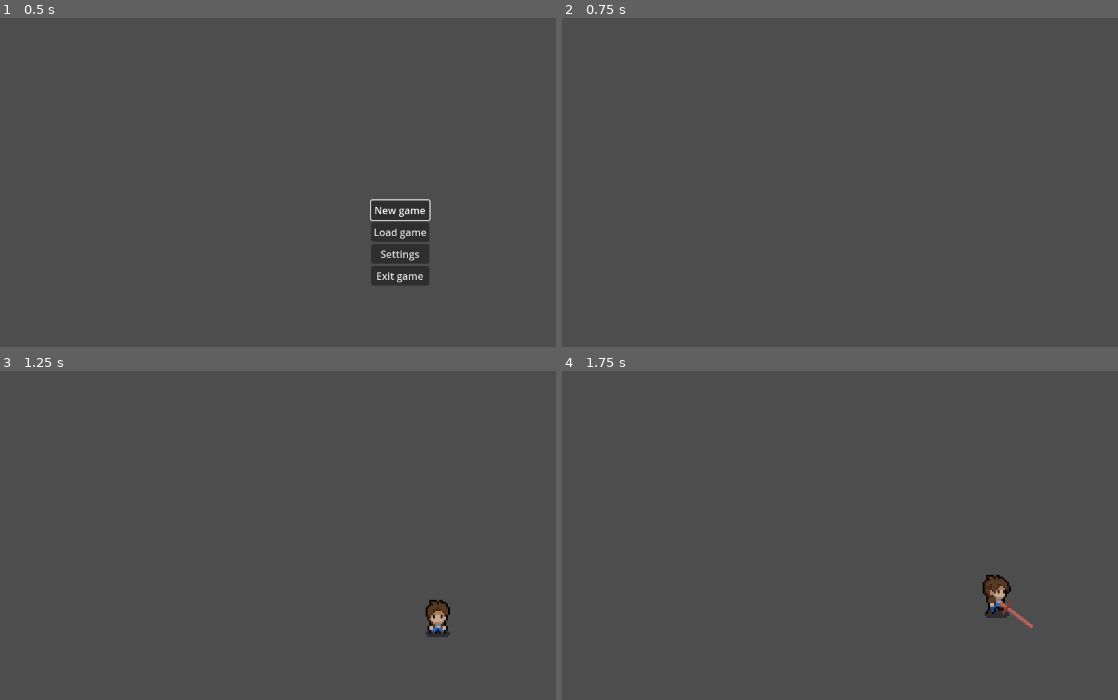
Above: before the commit, frames 1-4 (two rows, left to right).
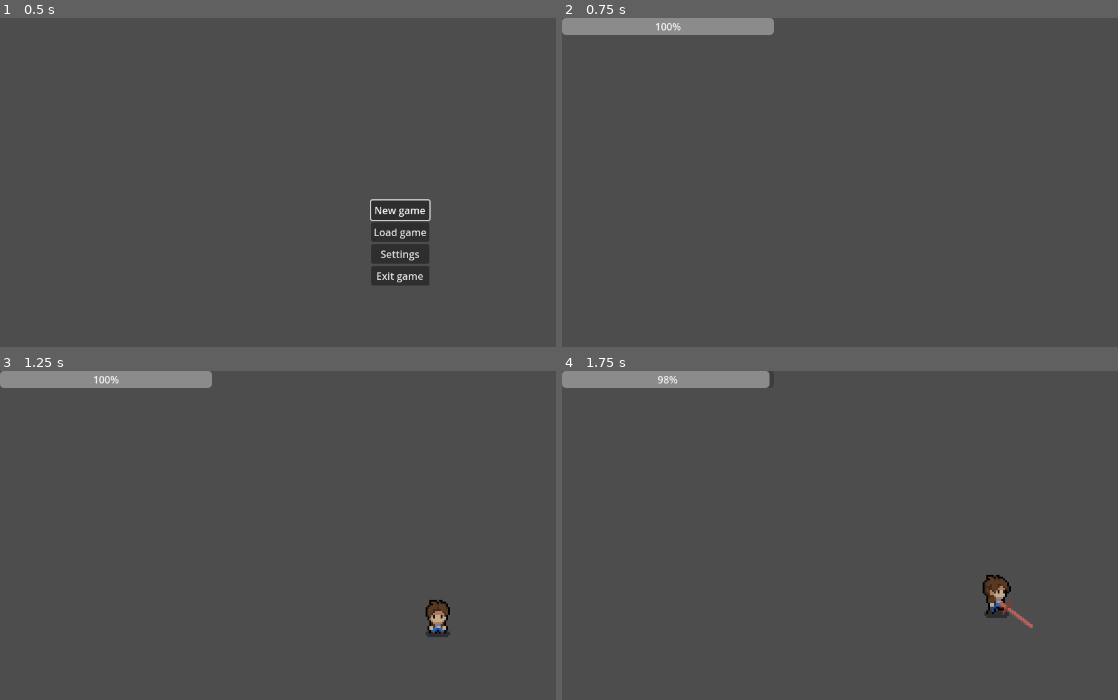
Above: after the commit, the same moments.

Repository: SynKolbasyn/Renaissance_2
Game: Godot game, scene res://scenes/menus/main_menu/main_menu.tscn
Same seed, same stepped clock (60 frames per second), same inputs: the game is played once before the commit and once after it.
Inputs (mouse positions are in pixels of both pictures, inside the frame that each line leads up to):
- Up to frame 1 (0.5 s): no input
- Up to frame 2 (0.75 s): click "New game" at 0.5 s
- Up to frame 3 (1.25 s): no input
- Up to frame 4 (1.75 s): move the mouse to (outside the picture) at 1.27 s; press the mouse at (outside the picture) at 1.28 s; hold D (move_right) from 1.28 s (still down)

Frame 1 is identical in both runs. In frame 2, 2.0% of the frame differs, in the area x 0-39%, y 0-6%; in frame 3, 2.0%; in frame 4, 1.9%.

Commit message:
feat: Added player's health bar

Diff:
--- /dev/null
+++ b/scenes/gui/gui.gd
@@ -0,0 +1,9 @@
+extends CanvasLayer
+
+
+func set_max_health(val: int):
+	$PlayersHealth.max_value = val
+
+
+func update_health(val: int):
+	$PlayersHealth.value = val
--- /dev/null
+++ b/scenes/gui/gui.tscn
@@ -0,0 +1,26 @@
+[gd_scene load_steps=3 format=3 uid="uid://bvgddtiqu4tmu"]
+
+[ext_resource type="Script" path="res://scenes/gui/gui.gd" id="1_0mi54"]
+
+[sub_resource type="GDScript" id="GDScript_3bcy0"]
+script/source = "extends ProgressBar
+
+
+func _ready():
+	pass
+	#max_value = player.max_health
+	#player.health_changed(update)
+
+
+func update(val: int):
+	value = val
+"
+
+[node name="GUI" type="CanvasLayer" groups=["GUI"]]
+script = ExtResource("1_0mi54")
+
+[node name="PlayersHealth" type="ProgressBar" parent="."]
+offset_right = 339.0
+offset_bottom = 27.0
+value = 100.0
+script = SubResource("GDScript_3bcy0")
--- a/scenes/player/player.gd
+++ b/scenes/player/player.gd
@@ -1,14 +1,18 @@
 extends CharacterBody2D
 
 
-@export var speed = 100
+var speed = 100
 var screen_size: Vector2
 var direction: String = "down"
+
+var max_health: int = 100
+var current_health: int = max_health
 
 
 func _ready():
 	screen_size = get_viewport_rect().size
 	position = screen_size / 2
+	get_tree().call_group("GUI", "set_max_health", max_health)
 
 
 func _process(delta):
@@ -37,6 +41,8 @@
 	if Input.is_action_pressed("attack") and (not $AnimationPlayer.is_playing()):
 		$Weapon.show()
 		$AnimationPlayer.play("attack_" + direction)
+		current_health -= 1
+		get_tree().call_group("GUI", "update_health", current_health)
 
 
 	if not $AnimationPlayer.is_playing():
--- a/scenes/player/player.tscn
+++ b/scenes/player/player.tscn
@@ -412,6 +412,33 @@
 "name": &"run_up",
 "speed": 8.0
 }]
+
+[sub_resource type="Animation" id="Animation_3w6gy"]
+length = 0.001
+tracks/0/type = "value"
+tracks/0/imported = false
+tracks/0/enabled = true
+tracks/0/path = NodePath("Weapon:rotation")
+tracks/0/interp = 1
+tracks/0/loop_wrap = true
+tracks/0/keys = {
+"times": PackedFloat32Array(0),
+"transitions": PackedFloat32Array(1),
+"update": 0,
+"values": [1.5708]
+}
+tracks/1/type = "value"
+tracks/1/imported = false
+tracks/1/enabled = true
+tracks/1/path = NodePath("Weapon:position")
+tracks/1/interp = 1
+tracks/1/loop_wrap = true
+tracks/1/keys = {
+"times": PackedFloat32Array(0),
+"transitions": PackedFloat32Array(1),
+"update": 0,
+"values": [Vector2(4, 4)]
+}
 
 [sub_resource type="Animation" id="Animation_n7e3d"]
 resource_name = "attack_down"
@@ -441,8 +468,9 @@
 "values": [Vector2(0, 6)]
 }
 
-[sub_resource type="Animation" id="Animation_3w6gy"]
-length = 0.001
+[sub_resource type="Animation" id="Animation_e55jc"]
+resource_name = "attack_left"
+length = 0.2
 tracks/0/type = "value"
 tracks/0/imported = false
 tracks/0/enabled = true
@@ -450,10 +478,38 @@
 tracks/0/interp = 1
 tracks/0/loop_wrap = true
 tracks/0/keys = {
+"times": PackedFloat32Array(0, 0.2),
+"transitions": PackedFloat32Array(1, 1),
+"update": 0,
+"values": [3.14159, 4.71239]
+}
+tracks/1/type = "value"
+tracks/1/imported = false
+tracks/1/enabled = true
+tracks/1/path = NodePath("Weapon:position")
+tracks/1/interp = 1
+tracks/1/loop_wrap = true
+tracks/1/keys = {
 "times": PackedFloat32Array(0),
 "transitions": PackedFloat32Array(1),
 "update": 0,
-"values": [1.5708]
+"values": [Vector2(-4, 4)]
+}
+
+[sub_resource type="Animation" id="Animation_s3kww"]
+resource_name = "attack_right"
+length = 0.2
+tracks/0/type = "value"
+tracks/0/imported = false
+tracks/0/enabled = true
+tracks/0/path = NodePath("Weapon:rotation")
+tracks/0/interp = 1
+tracks/0/loop_wrap = true
+tracks/0/keys = {
+"times": PackedFloat32Array(0, 0.2),
+"transitions": PackedFloat32Array(1, 1),
+"update": 0,
+"values": [0.0, 1.5708]
 }
 tracks/1/type = "value"
 tracks/1/imported = false
@@ -496,62 +552,6 @@
 "values": [Vector2(0, 1)]
 }
 
-[sub_resource type="Animation" id="Animation_s3kww"]
-resource_name = "attack_right"
-length = 0.2
-tracks/0/type = "value"
-tracks/0/imported = false
-tracks/0/enabled = true
-tracks/0/path = NodePath("Weapon:rotation")
-tracks/0/interp = 1
-tracks/0/loop_wrap = true
-tracks/0/keys = {
-"times": PackedFloat32Array(0, 0.2),
-"transitions": PackedFloat32Array(1, 1),
-"update": 0,
-"values": [0.0, 1.5708]
-}
-tracks/1/type = "value"
-tracks/1/imported = false
-tracks/1/enabled = true
-tracks/1/path = NodePath("Weapon:position")
-tracks/1/interp = 1
-tracks/1/loop_wrap = true
-tracks/1/keys = {
-"times": PackedFloat32Array(0),
-"transitions": PackedFloat32Array(1),
-"update": 0,
-"values": [Vector2(4, 4)]
-}
-
-[sub_resource type="Animation" id="Animation_e55jc"]
-resource_name = "attack_left"
-length = 0.2
-tracks/0/type = "value"
-tracks/0/imported = false
-tracks/0/enabled = true
-tracks/0/path = NodePath("Weapon:rotation")
-tracks/0/interp = 1
-tracks/0/loop_wrap = true
-tracks/0/keys = {
-"times": PackedFloat32Array(0, 0.2),
-"transitions": PackedFloat32Array(1, 1),
-"update": 0,
-"values": [3.14159, 4.71239]
-}
-tracks/1/type = "value"
-tracks/1/imported = false
-tracks/1/enabled = true
-tracks/1/path = NodePath("Weapon:position")
-tracks/1/interp = 1
-tracks/1/loop_wrap = true
-tracks/1/keys = {
-"times": PackedFloat32Array(0),
-"transitions": PackedFloat32Array(1),
-"update": 0,
-"values": [Vector2(-4, 4)]
-}
-
 [sub_resource type="AnimationLibrary" id="AnimationLibrary_df4o5"]
 _data = {
 "RESET": SubResource("Animation_3w6gy"),
--- a/scenes/world/world.tscn
+++ b/scenes/world/world.tscn
@@ -1,9 +1,12 @@
-[gd_scene load_steps=3 format=3 uid="uid://8nflik7ahyvi"]
+[gd_scene load_steps=4 format=3 uid="uid://8nflik7ahyvi"]
 
 [ext_resource type="Script" path="res://scenes/world/world.gd" id="1_x30wv"]
 [ext_resource type="PackedScene" uid="uid://d3vv8qwrvbt82" path="res://scenes/player/player.tscn" id="1_y8xur"]
+[ext_resource type="PackedScene" uid="uid://bvgddtiqu4tmu" path="res://scenes/gui/gui.tscn" id="3_cgpgf"]
 
 [node name="World" type="Node2D"]
 script = ExtResource("1_x30wv")
 
 [node name="Player" parent="." instance=ExtResource("1_y8xur")]
+
+[node name="GUI" parent="." instance=ExtResource("3_cgpgf")]
